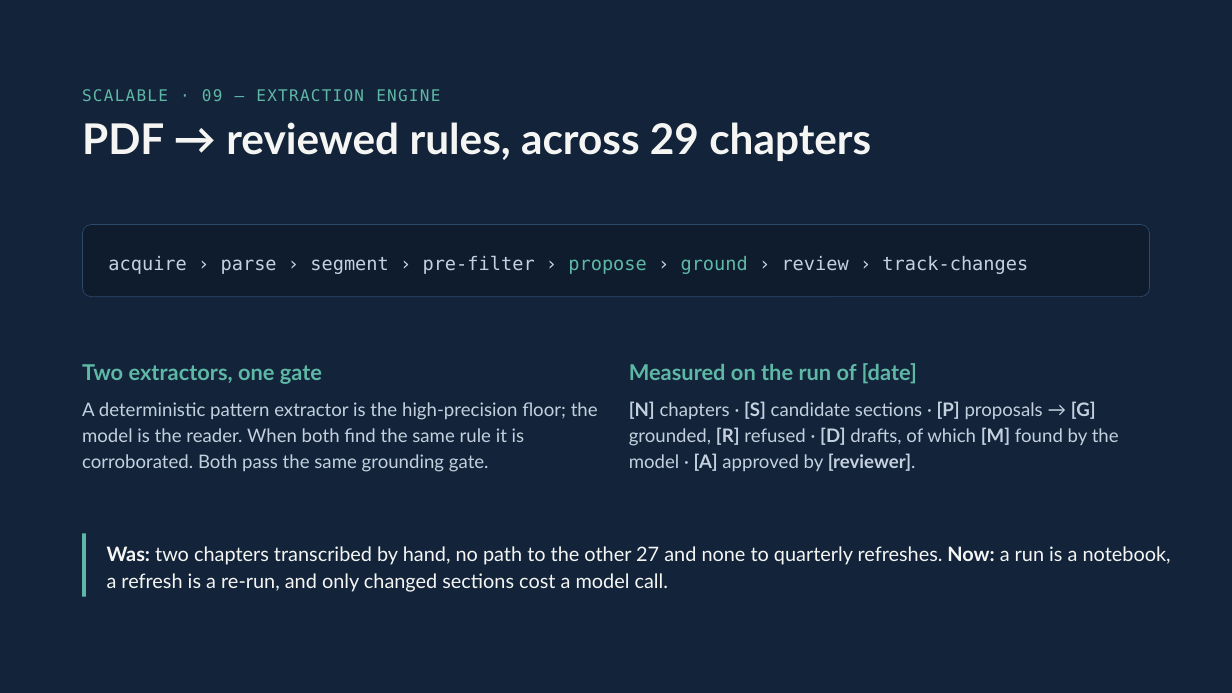
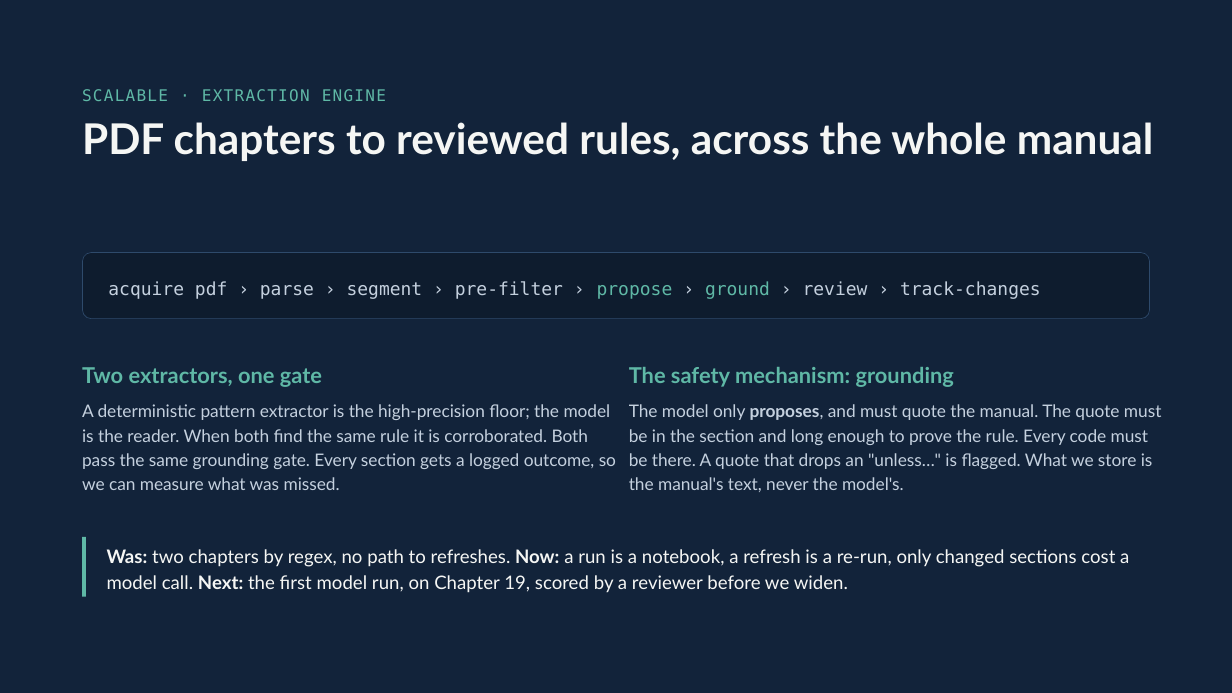
Before and after one commit to Sedozan/policy_intelligence, a slide deck: slide 6 of Knowledge Base MVP.pptx (slide 10 before the commit). Drawn at 1232x693 pixels with LibreOffice and Linux fonts; fonts in the diff are those of the drawing. Boxes give left, top, right and bottom in pixels: in the first picture for what was removed or moved away, otherwise in the second. Text is boxed around its words. In the diff, an @@ line names an element or a change of style, - is before the commit and + after.

```diff
--- a/Knowledge Base MVP.pptx
+++ b/Knowledge Base MVP.pptx
@@ text at [82,89,386,101]: text changed @@
-SCALABLE · 09 — EXTRACTION ENGINE
+SCALABLE · EXTRACTION ENGINE
@@ text at [82,122,1154,161]: text changed @@
-PDF → reviewed rules, across 29 chapters
+PDF chapters to reviewed rules, across the whole manual
@@ rounded rectangle: place and size @@
-rounded rectangle at [82,225,1150,297]
+rounded rectangle at [82,252,1150,319]
@@ rounded rectangle at [82,252,1150,319]: proportions changed @@
@@ text at [108,281,1041,299]: text changed; size 14.5 to 14 pt @@
-acquire › parse › segment › pre-filter › propose › ground › review › track-changes
+acquire pdf › parse › segment › pre-filter › propose › ground › review › track-changes
@@ text at [629,367,954,387]: text changed @@
-Measured on the run of [date]
+The safety mechanism: grounding
@@ text at [82,404,616,490]: text changed; size 14.5 to 13.5 pt @@
-A deterministic pattern extractor is the high-precision floor; the model is the reader. When both find the same rule it is corroborated. Both pass the same grounding gate.
+A deterministic pattern extractor is the high-precision floor; the model is the reader. When both find the same rule it is corroborated. Both pass the same grounding gate. Every section gets a logged outcome, so we can measure what was missed.
@@ text removed at [629,401,1119,471] @@
-[N] chapters · [S] candidate sections · [P] proposals → [G] grounded, [R] refused · [D] drafts, of which [M] found by the model · [A] approved by [reviewer].
@@ text added at [629,404,1161,492], 13.5 pt, text #C4D0DE @@
+The model only proposes, and must quote the manual. The quote must be in the section and long enough to prove the rule. Every code must be there. A quote that drops an "unless…" is flagged. What we store is the manual's text, never the model's.
@@ line moved from (84, 533) - (84, 597) to (84, 537) - (84, 597) @@
@@ text at [107,549,1129,593]: text changed; size 15.5 to 14.5 pt @@
-Was: two chapters transcribed by hand, no path to the other 27 and none to quarterly refreshes. Now: a run is a notebook, a refresh is a re-run, and only changed sections cost a model call.
+Was: two chapters by regex, no path to refreshes. Now: a run is a notebook, a refresh is a re-run, only changed sections cost a model call. Next: the first model run, on Chapter 19, scored by a reviewer before we widen.
```
Also in this commit, not shown: 3 other slides changed, 7 slides added, 14 slides removed.
